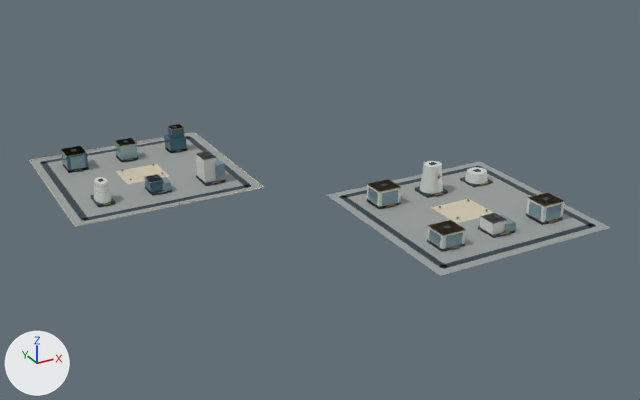
A saved change to the glTF model web/public/assets/3d/ampliworld/GC-CITY-2030/GC-TILE-02-24.glb.
The view is the same before and after, from a 50 mm lens placed at (-8659.0, -10290.0, 618.0), pointed at (-7969.0, -9035.0, -10.0). The lights are fixed; the arrows at lower left show +X, +Y and +Z. The picture after the commit comes second. Where no turn or scale is listed for an object, it has been applied to the vertices. Vertices at exactly the same position are counted once.

The older version as bpy lines, for what is in view:
```python
ob_gc_tile_02_24_blue = bpy.data.objects.new('GC-TILE-02-24-blue', me_mesh_6)
ob_gc_tile_02_24_blue.location = (0.0, 0.0, 0.0)
ob_gc_tile_02_24_dark = bpy.data.objects.new('GC-TILE-02-24-dark', me_mesh_1)
ob_gc_tile_02_24_dark.location = (0.0, 0.0, 0.0)
ob_gc_tile_02_24_glass = bpy.data.objects.new('GC-TILE-02-24-glass', me_mesh_7)
ob_gc_tile_02_24_glass.location = (0.0, 0.0, 0.0)
ob_gc_tile_02_24_gold = bpy.data.objects.new('GC-TILE-02-24-gold', me_mesh_5)
ob_gc_tile_02_24_gold.location = (0.0, 0.0, 0.0)
ob_gc_tile_02_24_ivory = bpy.data.objects.new('GC-TILE-02-24-ivory', me_mesh_2)
ob_gc_tile_02_24_ivory.location = (0.0, 0.0, 0.0)
ob_gc_tile_02_24_paving = bpy.data.objects.new('GC-TILE-02-24-paving', me_mesh_0)
ob_gc_tile_02_24_paving.location = (0.0, 0.0, 0.0)
ob_gc_tile_02_24_white = bpy.data.objects.new('GC-TILE-02-24-white', me_mesh_8)
ob_gc_tile_02_24_white.location = (0.0, 0.0, 0.0)
```
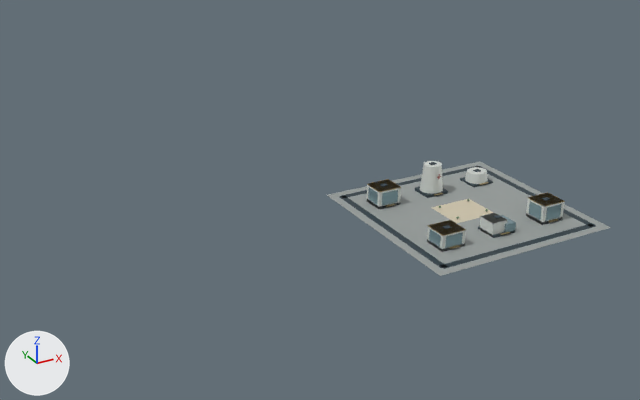
Where the change shows, as pixel boxes (x1, y1, x2, y2) in the pictures (640 x 400 px):
'GC-TILE-02-24-paving', reshaped (51% narrower, 19% shorter)
    before: (31, 133, 611, 276)
    after: (327, 161, 611, 276)
'GC-TILE-02-24-dark', reshaped (54% narrower, 25% shorter)
    before: (40, 126, 596, 269)
    after: (340, 162, 596, 269)
'GC-TILE-02-24-white', reshaped (58% narrower, 10% shorter)
    before: (94, 151, 564, 252)
    after: (367, 161, 564, 252)
'GC-TILE-02-24-glass', reshaped (61% narrower, 44% shorter)
    before: (62, 138, 562, 248)
    after: (368, 187, 562, 248)
'GC-TILE-02-24-ivory', reshaped (86% narrower, 74% shorter)
    before: (29, 132, 493, 227)
    after: (431, 199, 493, 223)
'GC-TILE-02-24-gold', reshaped
    before: (62, 124, 565, 249)
    after: (367, 179, 565, 249)
'GC-TILE-02-24-blue', deleted
    before: (61, 125, 187, 193)
part 1 of me_mesh_0, deleted
    before: (31, 133, 262, 226)
part 2 of me_mesh_1, deleted
    before: (40, 126, 252, 221)
part 3 of me_mesh_2, deleted
    before: (29, 132, 264, 227)
part 4 of me_mesh_8, deleted
    before: (94, 177, 112, 203)
part 5 of me_mesh_8, deleted
    before: (196, 151, 216, 161)
part 6 of me_mesh_8, deleted
    before: (145, 174, 163, 183)
part 7 of me_mesh_8, deleted
    before: (196, 152, 217, 185)
part 8 of me_mesh_5, deleted
    before: (62, 124, 220, 206)
part 9 of me_mesh_7, deleted
    before: (62, 138, 225, 193)

Patch to the scene script:
```diff
--- a/web/public/assets/3d/ampliworld/GC-CITY-2030/GC-TILE-02-24.glb.py
+++ b/web/public/assets/3d/ampliworld/GC-CITY-2030/GC-TILE-02-24.glb.py
@@ me_mesh_0 @@
 # used by ob_gc_tile_02_24_paving; location = (0.0, 0.0, 0.0)
-me_mesh_0.from_pydata(...)  # 16 vertices, 24 faces; spans x -8379.0..-7621.0, y -9379.0..-8621.0, z 0.0
+me_mesh_0.from_pydata(...)  # 8 vertices, 12 faces; spans x -7959.0..-7621.0, y -9379.0..-9041.0, z 0.0
+# me_mesh_0 part 1: the loose piece of 8 vertices spanning x -8379.0..-8041.0, y -8959.0..-8621.0, z 0.0 is deleted
 me_mesh_0.materials.append(mat_paving)
@@ me_mesh_1 @@
 # used by ob_gc_tile_02_24_dark; location = (0.0, 0.0, 0.0)
-me_mesh_1.from_pydata(...)  # 256 vertices, 384 faces; spans x -8364.0..-7636.0, y -9364.0..-8636.0, z 0.0..54.0
+me_mesh_1.from_pydata(...)  # 128 vertices, 192 faces; spans x -7944.0..-7636.0, y -9364.0..-9056.0, z 0.0..54.0
+# me_mesh_1 part 2: 16 loose pieces with 128 vertices, spanning x -8364.0..-8056.0, y -8944.0..-8636.0, z 0.0..49.0, are deleted
 me_mesh_1.materials.append(mat_dark)
@@ me_mesh_2 @@
 # used by ob_gc_tile_02_24_ivory; location = (0.0, 0.0, 0.0)
-me_mesh_2.from_pydata(...)  # 56 vertices, 84 faces; spans x -8380.0..-7750.0, y -9246.0..-8620.0, z 0.0..2.0
+me_mesh_2.from_pydata(...)  # 8 vertices, 12 faces; spans x -7830.0..-7750.0, y -9246.0..-9174.0, z 0.0
+# me_mesh_2 part 3: 6 loose pieces with 48 vertices, spanning x -8380.0..-8040.0, y -8960.0..-8620.0, z 0.0..2.0, are deleted
 me_mesh_2.materials.append(mat_ivory)
@@ me_mesh_5 @@
 # used by ob_gc_tile_02_24_gold; location = (0.0, 0.0, 0.0)
-me_mesh_5.from_pydata(...)  # 358 vertices, 600 faces; spans x -8329.0..-7668.0, y -9322.0..-8675.0, z 0.0..47.0
+me_mesh_5.from_pydata(...)  # 204 vertices, 348 faces; spans x -7912.0..-7668.0, y -9322.0..-9098.0, z 4.0..46.0
+# me_mesh_5 part 8: 14 loose pieces with 154 vertices, spanning x -8329.0..-8094.0, y -8960.0..-8675.0, z 0.0..47.0, are deleted
 me_mesh_5.materials.append(mat_gold)
@@ me_mesh_7 @@
 # used by ob_gc_tile_02_24_glass; location = (0.0, 0.0, 0.0)
-me_mesh_7.from_pydata(...)  # 192 vertices, 288 faces; spans x -8329.0..-7668.0, y -9318.0..-8676.0, z 0.0..37.0
+me_mesh_7.from_pydata(...)  # 104 vertices, 156 faces; spans x -7912.0..-7668.0, y -9318.0..-9098.0, z 0.0..30.0
+# me_mesh_7 part 9: 11 loose pieces with 88 vertices, spanning x -8329.0..-8091.0, y -8902.0..-8676.0, z 0.0..37.0, are deleted
 me_mesh_7.materials.append(mat_glass)
@@ me_mesh_8 @@
 # used by ob_gc_tile_02_24_white; location = (0.0, 0.0, 0.0)
-me_mesh_8.from_pydata(...)  # 130 vertices, 216 faces; spans x -8324.0..-7668.0, y -9318.0..-8855.0, z 0.0..53.0
+me_mesh_8.from_pydata(...)  # 84 vertices, 140 faces; spans x -7912.0..-7668.0, y -9318.0..-9098.0, z 0.0..53.0
+# me_mesh_8 part 4: the loose piece of 22 vertices spanning x -8324.0..-8296.0, y -8901.0..-8855.0, z 5.0..39.0 is deleted
+# me_mesh_8 part 5: the loose piece of 8 vertices spanning x -8129.0..-8104.0, y -8897.0..-8859.0, z 48.0 is deleted
+# me_mesh_8 part 6: the loose piece of 8 vertices spanning x -8229.0..-8204.0, y -8894.0..-8862.0, z 24.0 is deleted
+# me_mesh_8 part 7: the loose piece of 8 vertices spanning x -8129.0..-8104.0, y -8897.0..-8859.0, z 0.0..48.0 is deleted
 me_mesh_8.materials.append(mat_white)
@@ ob_gc_tile_02_24_blue @@
-ob_gc_tile_02_24_blue = bpy.data.objects.new('GC-TILE-02-24-blue', me_mesh_6)
-ob_gc_tile_02_24_blue.location = (0.0, 0.0, 0.0)
```
